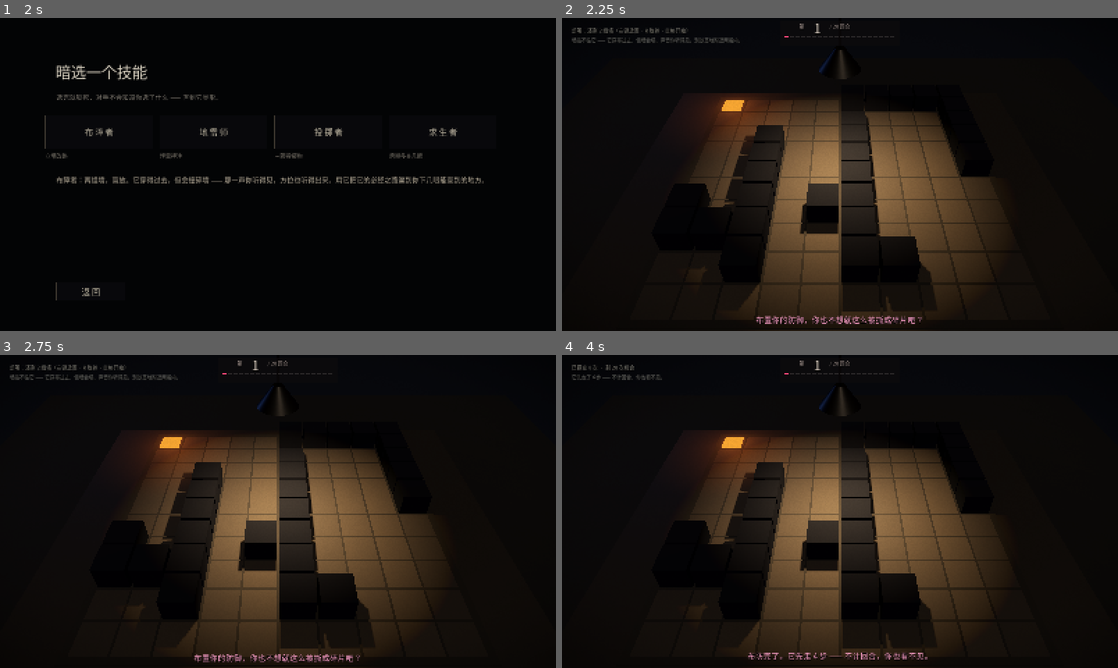
Above: before the commit, frames 1-4 (two rows, left to right).
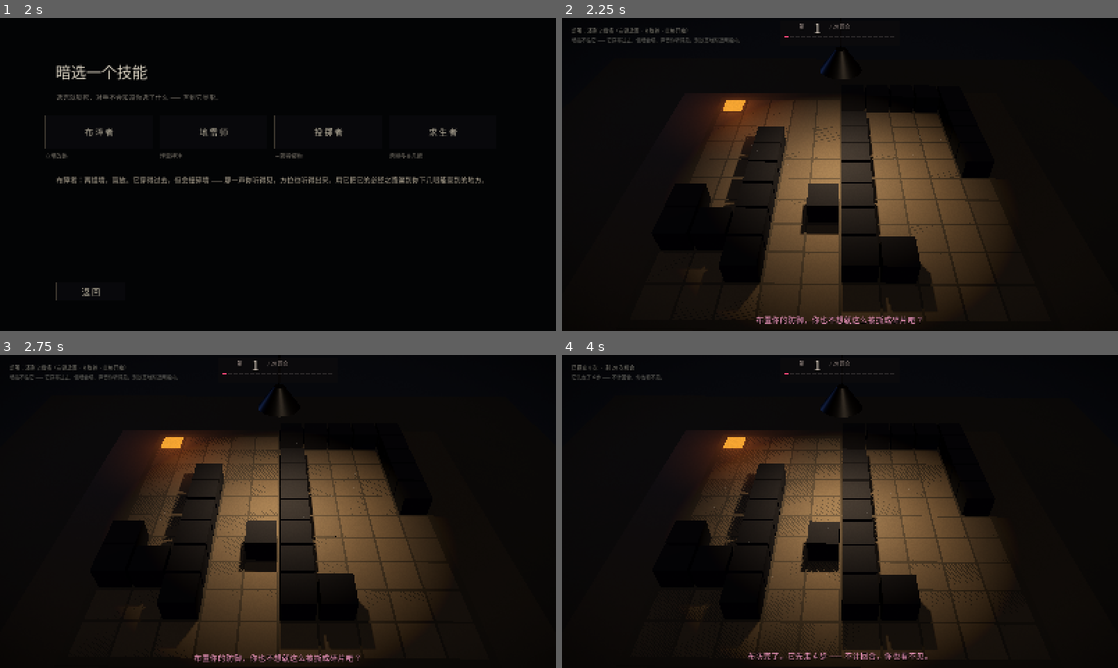
Above: after the commit, the same moments.

Repository: milumilu111/-
Game: Godot game, scene res://menu.tscn
The game is run twice, just before and just after one commit, with the same random seed, the same clock (stepped at 60 frames per second) and the same inputs. Sound files missing from this copy of the repository are replaced by a short silence.
Inputs (mouse positions are in pixels of both pictures, inside the frame that each line leads up to):
- Up to frame 1 (2 s): click "开 始" at 0.5 s; click "人 类 · 值 班 员" at 1.25 s
- Up to frame 2 (2.25 s): click "布 障 者" at 2 s
- Up to frame 3 (2.75 s): no input
- Up to frame 4 (4 s): tap Enter (ui_accept) at 2.75, 3.02, 3.77 s; move the mouse to (962, 495) at 2.77 s; hold Right 2.78-3.53 s; tap Space at 2.85 s; click (962, 495) at 2.92 s; move the mouse to (728, 527) at 3.52 s; hold Down from 3.53 s (still down); tap Tab at 3.6 s

Frame 1 is identical in both runs. In frame 2, 1.7% of the frame differs, in the area x 25-77%, y 10-100%; in frame 3, 2.8%; in frame 4, 3.6%.

Commit message:
氛围：光束里的尘埃、镜头呼吸、撞墙爆炸的震屏，加了放置/引爆/投掷的手感音

Diff:
--- a/main.gd
+++ b/main.gd
@@ -56,6 +56,12 @@
 var look_target_pitch := -42.0
 var looking := false
 var top_down := false
+
+# 镜头手感：呼吸（几乎看不见的慢晃）+ 震动（撞墙、爆炸时）
+var dust: GPUParticles3D
+var breath_t := 0.0
+var shake := 0.0
+var shake_rng := RandomNumberGenerator.new()
 
 var hud_round: Label
 var hud_round_big: Label
@@ -175,6 +181,7 @@
 	_build_room()
 	_build_board()
 	_build_camera()
+	_build_dust()
 	_build_hud()
 	_build_audio()
 	_build_eyes()
@@ -476,6 +483,45 @@
 	add_child(camera)
 
 
+func _build_dust() -> void:
+	# 光束里的灰：只在灯照到的那块上空飘，慢慢上升、慢慢横移。
+	# 这是「坐在这儿」唯一的证据 —— 除了你，这里还有东西在动。
+	dust = GPUParticles3D.new()
+	dust.amount = 70
+	dust.lifetime = 14.0
+	dust.preprocess = 3.0
+	dust.position = Vector3(0.0, 0.30, 0.0)
+	dust.visibility_aabb = AABB(Vector3(-1.5, -0.5, -1.5), Vector3(3.0, 1.4, 3.0))
+
+	var pm := ParticleProcessMaterial.new()
+	pm.emission_shape = ParticleProcessMaterial.EMISSION_SHAPE_BOX
+	pm.emission_box_extents = Vector3(0.95, 0.20, 0.95)
+	pm.direction = Vector3(0.0, 1.0, 0.0)
+	pm.spread = 70.0
+	pm.initial_velocity_min = 0.006
+	pm.initial_velocity_max = 0.030
+	pm.gravity = Vector3(0.0006, 0.004, 0.0)
+	pm.turbulence_enabled = true
+	pm.turbulence_noise_strength = 0.16
+	pm.turbulence_noise_scale = 1.1
+	pm.scale_min = 0.5
+	pm.scale_max = 1.4
+	pm.color = Color(1.0, 0.94, 0.82, 0.32)
+	dust.process_material = pm
+
+	var quad := QuadMesh.new()
+	quad.size = Vector2(0.008, 0.008)
+	var mat := StandardMaterial3D.new()
+	mat.shading_mode = BaseMaterial3D.SHADING_MODE_UNSHADED
+	mat.transparency = BaseMaterial3D.TRANSPARENCY_ALPHA
+	mat.albedo_color = Color(1.0, 0.95, 0.85, 0.16)
+	mat.billboard_mode = BaseMaterial3D.BILLBOARD_ENABLED
+	mat.disable_receive_shadows = true
+	quad.material = mat
+	dust.draw_pass_1 = quad
+	add_child(dust)
+
+
 func _build_hud() -> void:
 	var layer := CanvasLayer.new()
 	add_child(layer)
@@ -643,6 +689,20 @@
 	p.volume_db = db
 	add_child(p)
 	return p
+
+
+func _fx_sound(pitch: float, db: float) -> void:
+	# 一次性的"手感音"：放东西、按按钮、扔出去。用同一个撞击样本变调，
+	# 每次开一个新的 player，这样连点时声音能叠起来而不是互相打断。
+	if audio_hit == null or audio_hit.stream == null:
+		return
+	var p := AudioStreamPlayer.new()
+	p.stream = audio_hit.stream
+	p.pitch_scale = pitch
+	p.volume_db = db
+	add_child(p)
+	p.finished.connect(p.queue_free)
+	p.play()
 
 
 # ---------------------------------------------------------------- 坐标
@@ -852,8 +912,8 @@
 		cam_pos = cam_pos.lerp(Vector3(0.0, 4.30, 0.02), speed)
 	else:
 		cam_pos = cam_pos.lerp(Vector3(0.0, 2.40, seat_z), speed)
-	camera.position = cam_pos
-	camera.rotation_degrees = Vector3(cam_pitch, base_yaw + cam_yaw, 0.0)
+	camera.position = cam_pos + _camera_jitter(delta)
+	camera.rotation_degrees = Vector3(cam_pitch + _breath(0.22, 0.37), base_yaw + cam_yaw + _breath(0.30, 0.23), _breath(0.34, 0.19))
 
 	_tick_ambient(delta)
 	_tick_eyes(delta)
@@ -866,8 +926,29 @@
 	_update_ghost()
 
 
-func _tick_scan_watchdog() -> void:
-	# 保险：scanning 一旦漏成 true，输入会被永久锁死。超过 4 秒没解开就强制放开。
+func _breath(amp_deg: float, speed: float) -> float:
+	# 呼吸：两个不成整数比的正弦叠在一起，看不出周期，只觉得"在动"
+	return (sin(breath_t * speed) * 0.62 + sin(breath_t * speed * 1.73 + 1.1) * 0.38) * amp_deg
+
+
+func _camera_jitter(delta: float) -> Vector3:
+	breath_t += delta
+	if shake <= 0.0:
+		return Vector3(0.0, sin(breath_t * 0.51) * 0.004, 0.0)
+	shake = maxf(0.0, shake - delta * 2.6)
+	var a := shake * shake * 0.055
+	return Vector3(
+		shake_rng.randf_range(-a, a),
+		sin(breath_t * 0.51) * 0.004 + shake_rng.randf_range(-a, a),
+		shake_rng.randf_range(-a, a)
+	)
+
+
+func _add_shake(amount: float) -> void:
+	shake = minf(1.4, shake + amount)
+
+
+func _tick_scan_watchdog() -> void:	# 保险：scanning 一旦漏成 true，输入会被永久锁死。超过 4 秒没解开就强制放开。
 	if not scanning:
 		_scan_since = 0
 		return
@@ -2332,6 +2413,7 @@
 		mine_list.append(cell)
 		_spawn_mine(cell)
 	setup_placed += 1
+	_fx_sound(1.52, -13.0)
 	_refresh_hud()
 	if setup_placed >= _setup_total():
 		_finish_setup()
@@ -2425,6 +2507,7 @@
 func _wall_crash(cell: Vector2i) -> void:
 	# 声音从墙塌的那一格传过来（3D 定位：人类坐左上角，左右能分辨）
 	_play_wall_sound(cell)
+	_add_shake(0.55)
 	if side == 0:
 		_say(Texts.s("wall_crash"))
 		hud_result.add_theme_color_override("font_color", PINK)
@@ -2492,6 +2575,7 @@
 	# 引爆：花掉人类这次行动
 	scanning = true
 	player_turn = false
+	_fx_sound(0.68, -2.0)
 	_play(audio_hit)
 	var hit := _cheb(c, monster_pos) <= 1
 	mine_list.erase(c)
@@ -2671,6 +2755,7 @@
 	scanning = true
 	player_turn = false
 	throw_left[kind] = int(throw_left.get(kind, 1)) - 1
+	_fx_sound(1.05, -10.0)
 	match kind:
 		"flash":
 			_play(audio_hit)
@@ -2714,6 +2799,7 @@
 
 
 func _spawn_blast(cell: Vector2i, col: Color, size: float) -> void:
+	_add_shake(1.0 * size)
 	var root := Node3D.new()
 	root.position = _cell_pos(cell) + Vector3(0.0, 0.045, 0.0)
 	board_root.add_child(root)
Binary file added: dust1.png
Binary file added: dust2.png
Binary file added: dust3.png
